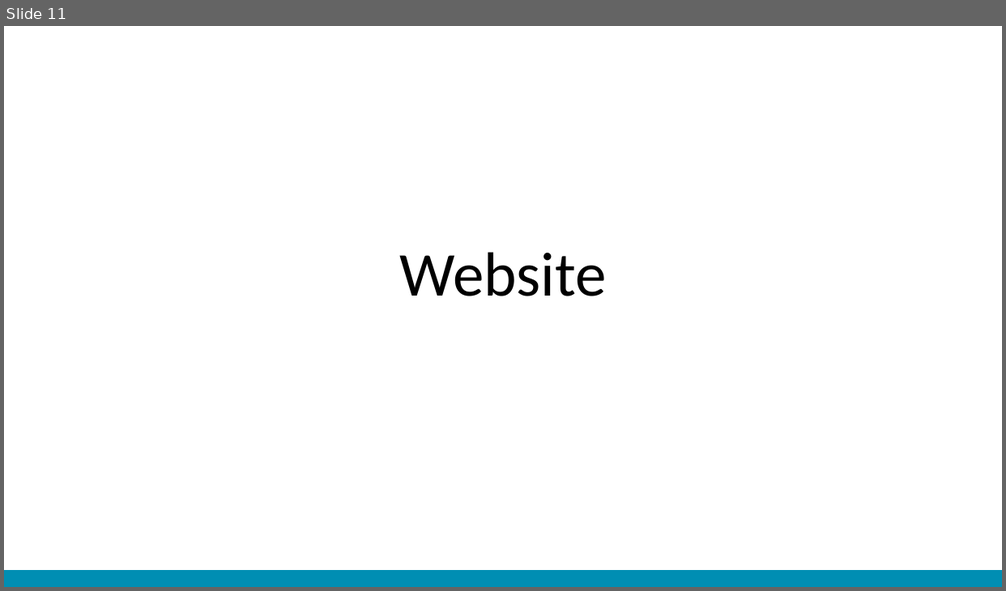
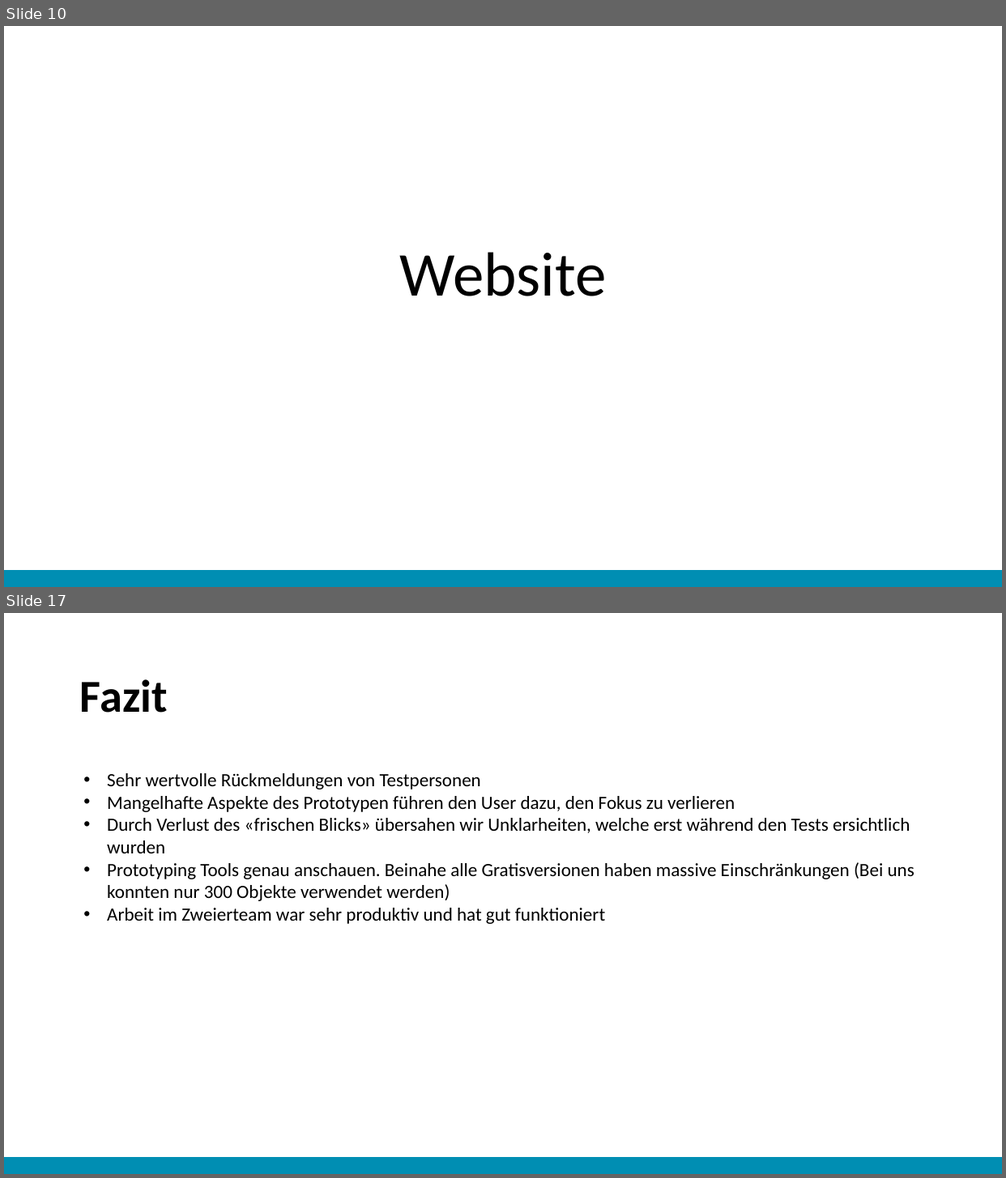
Before and after one commit to christopherchristensen/summaries, a slide deck: usab/Abschlusspräsentation.pptx. Shown one above the other, each under a label of ours: slide 11 before the commit, slides 10 and 17 after it; the slides between them are not shown. The pictures are 1006x591 and 1006x1178 pixels, drawn with LibreOffice and Linux fonts; fonts in the diff are those of the drawing. Boxes give left, top, right and bottom in pixels: in the first picture for what was removed or moved away, otherwise in the second. Text is boxed around its words. In the diff, an @@ line names an element or a change of style, - is before the commit and + after.

```diff
--- a/usab/Abschlusspräsentation.pptx
+++ b/usab/Abschlusspräsentation.pptx
@@ slide 17 added at <box>4,613,1002,1174</box>, background #FFFFFF @@
@@ title added at <box>80,679,168,713</box>, 44 pt, text #000000, bold @@
+Fazit
@@ text added at <box>107,773,914,924</box>, 18 pt, text #000000 @@
+• Sehr wertvolle Rückmeldungen von Testpersonen
+• Mangelhafte Aspekte des Prototypen führen den User dazu, den Fokus zu verlieren
+• Durch Verlust des «frischen Blicks» übersahen wir Unklarheiten, welche erst während den Tests ersichtlich wurden
+• Prototyping Tools genau anschauen. Beinahe alle Gratisversionen haben massive Einschränkungen (Bei uns konnten nur 300 Objekte verwendet werden)
+• Arbeit im Zweierteam war sehr produktiv und hat gut funktioniert
@@ rectangle added at <box>4,1158,1002,1174</box>, fill #008EB3 @@
@@ what was slide 11 is now slide 10 @@
```
Also in this commit, not shown: 3 slides changed, 7 other slides added, 6 slides removed, 1 other file.
